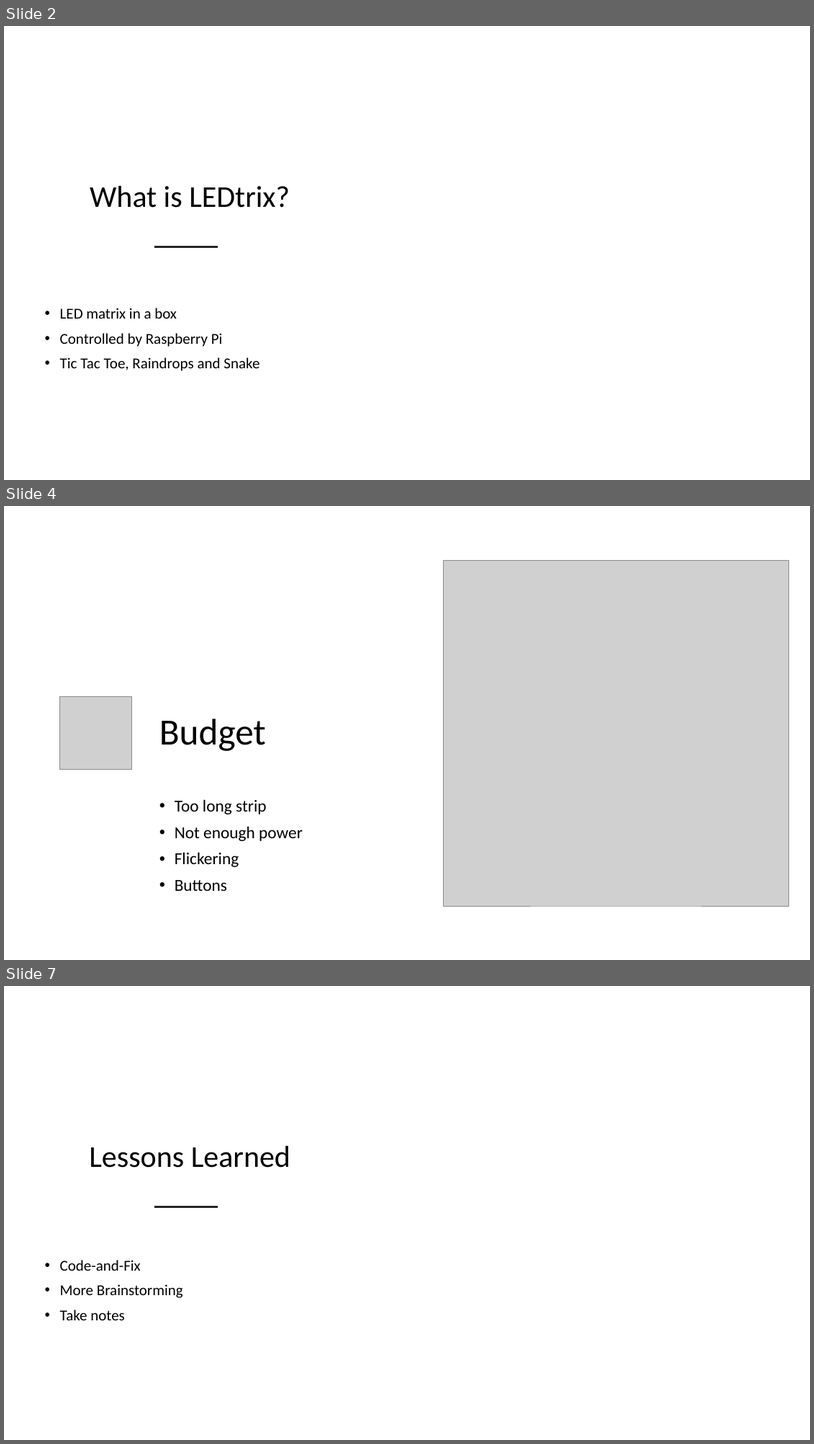
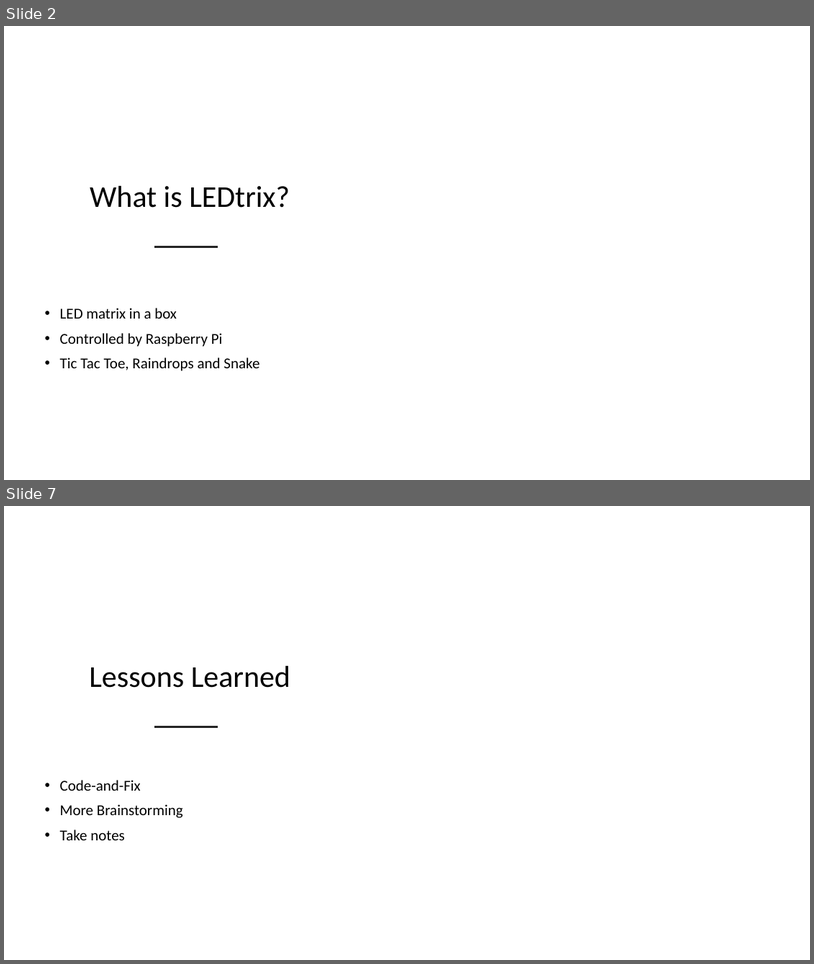
Before and after one commit to mpas97/LEDtrix, a slide deck: Bericht/Presentation.pptx. Shown one above the other, each under a label of ours: slides 2, 4 and 7 before the commit, slides 2 and 7 after it; the slides between them are not shown. The pictures are 814x1444 and 814x964 pixels, drawn with LibreOffice and Linux fonts; fonts in the diff are those of the drawing; grey boxes stand for pictures; background and template pictures are left out. Boxes give left, top, right and bottom in pixels: in the first picture for what was removed or moved away, otherwise in the second. Text is boxed around its words. In the diff, an @@ line names an element or a change of style, - is before the commit and + after.

```diff
--- a/Bericht/Presentation.pptx
+++ b/Bericht/Presentation.pptx
@@ slide 4 removed at box(4, 506, 810, 960), background #FFFFFF @@
@@ picture removed at box(443, 560, 789, 906) @@
@@ picture removed at box(59, 697, 132, 769) @@
@@ title removed at box(160, 718, 266, 751) @@
-Budget
@@ text removed at box(175, 799, 303, 890) @@
-• Too long strip
-• Not enough power
-• Flickering
-• Buttons
```
Also in this commit, not shown: 4 slides changed, 1 slide added, 1 other file.
